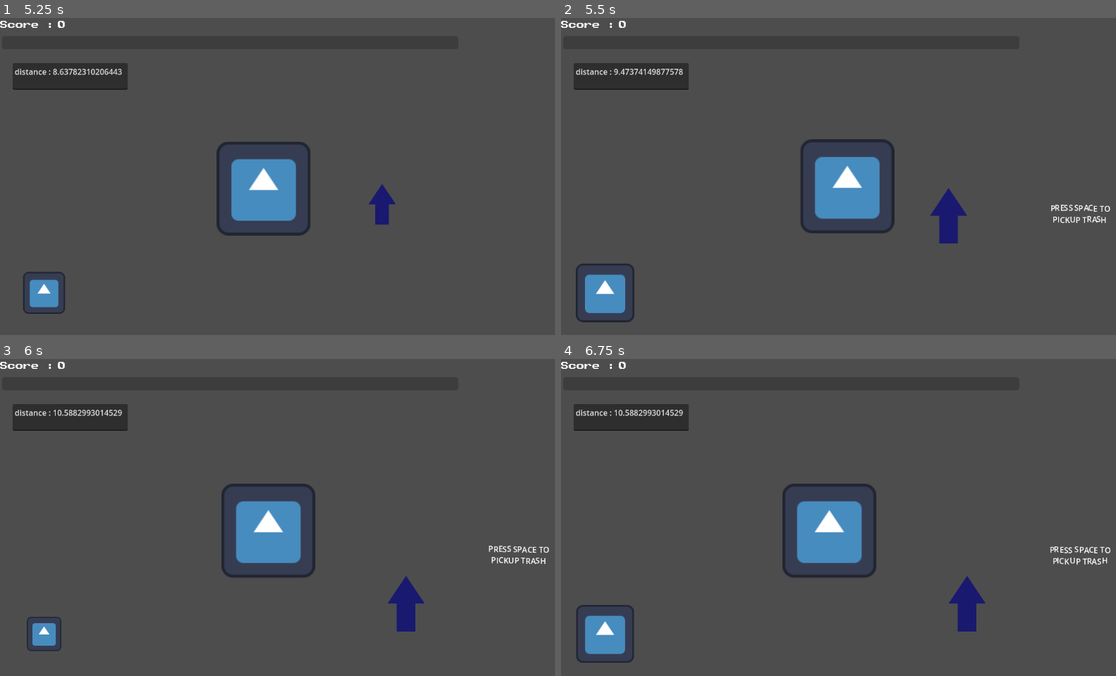
Above: before the commit, frames 1-4 (two rows, left to right).
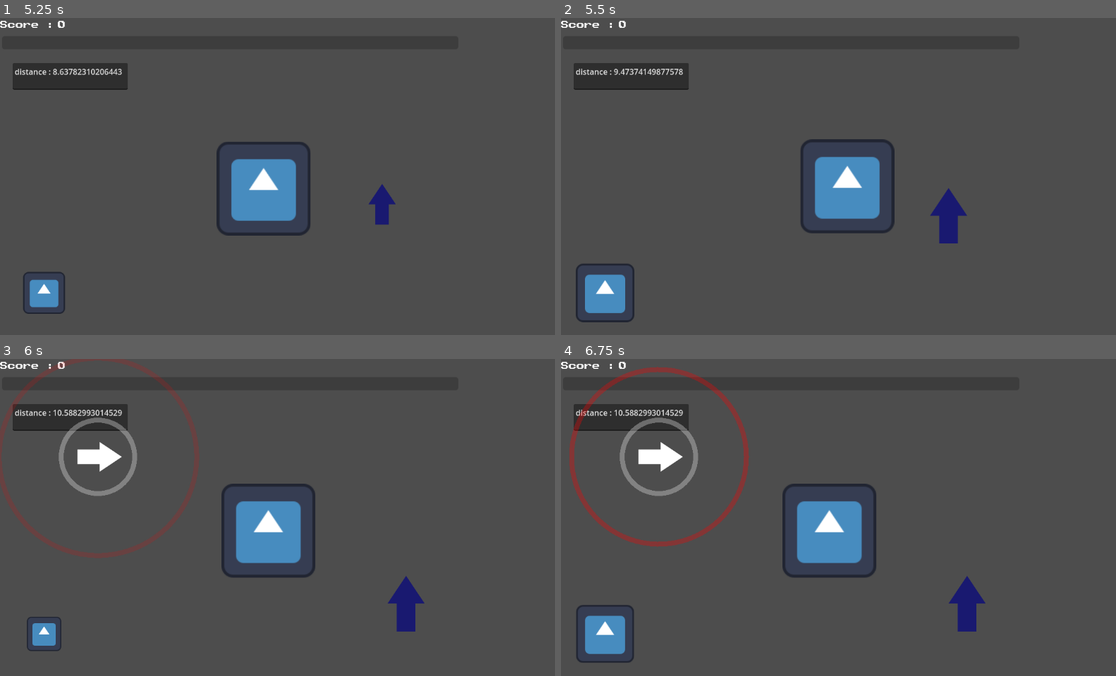
Above: after the commit, the same moments.

Repository: Mastoast/AntiCapitalism
Game: Godot game, scene res://scenes/capitalist_level.tscn
Two runs of this game, one before a commit and one after it. Both use one fixed random seed, a clock stepped at 60 frames per second and the inputs below. The engine's default icon, where the game draws it, is replaced by a stand-in: a white triangle on a blue panel in a dark square. Sound files missing from this copy of the repository are replaced by a short silence.
Inputs:
- Up to frame 1 (5.25 s): tap Enter (ui_accept) at 0.5, 0.77, 1.52, 3.02, 3.77, 4.52 s; hold D (input_right) 0.53-1.28 s; hold Space (input_begin) 0.53-1.28 s; tap E (input_action) at 0.6, 1.55, 2.1, 3.05, 3.6, 4.55, 5.1 s; hold Down (input_down) 1.28-2.03 s; tap Space (input_begin) at 1.35, 2.85, 3.5, 4.35 s; hold D (input_right) 2.03-2.78 s; hold Space (input_begin) 2.03-2.78 s; hold Up (input_up) 2.78-3.53 s; hold Space (input_begin) 3.53-4.28 s; hold Left (input_left) 3.53-5.03 s; hold Down (input_down) from 5.03 s (still down); hold Space (input_begin) from 5.03 s (still down)
- Up to frame 2 (5.5 s): keep holding Down (input_down); keep holding Space (input_begin)
- Up to frame 3 (6 s): release Down (input_down) at 5.78 s; release Space (input_begin) at 5.78 s; hold D (input_right) from 5.78 s (still down); tap Space (input_begin) at 5.85 s
- Up to frame 4 (6.75 s): tap Enter (ui_accept) at 6.02 s; tap E (input_action) at 6.05, 6.6 s; tap Space (input_begin) at 6.5 s; release D (input_right) at 6.53 s; hold Up (input_up) from 6.53 s (still down); hold Space (input_begin) from 6.53 s (still down)

Frame 1 is identical in both runs. In frame 2, 0.2% of the frame differs, in the area x 88-99%, y 58-65%; in frame 3, 2.7%; in frame 4, 2.8%, in the area x 1-99%, y 2-65%.

Commit message:
Add pattern player

Diff:
--- a/project.godot
+++ b/project.godot
@@ -14,6 +14,10 @@
 run/main_scene="res://scenes/capitalist_level.tscn"
 config/features=PackedStringArray("4.0", "GL Compatibility")
 config/icon="res://sprites/icon.svg"
+
+[audio]
+
+driver/mix_rate=0
 
 [autoload]
 
--- a/scenes/capitalist_level.tscn
+++ b/scenes/capitalist_level.tscn
@@ -1,7 +1,8 @@
-[gd_scene load_steps=5 format=3 uid="uid://cnp4dmlfkp0m6"]
+[gd_scene load_steps=6 format=3 uid="uid://cnp4dmlfkp0m6"]
 
 [ext_resource type="Script" path="res://scripts/capitalist_level.gd" id="1_2kj73"]
 [ext_resource type="Theme" uid="uid://ced1k3bls70p" path="res://themes/arcade_theme.tres" id="2_0yje6"]
+[ext_resource type="PackedScene" uid="uid://bj4ndq5wr0mvi" path="res://scenes/pattern_player.tscn" id="3_1evdy"]
 [ext_resource type="PackedScene" uid="uid://hj1g0iynj4o4" path="res://objects/truck.tscn" id="3_dewsc"]
 [ext_resource type="PackedScene" uid="uid://cacrapbtcy27r" path="res://objects/rythm_visual_helper.tscn" id="4_42vja"]
 
@@ -61,6 +62,8 @@
 offset_right = 261.0
 offset_bottom = 147.0
 
+[node name="PatternPlayer" parent="." instance=ExtResource("3_1evdy")]
+
 [node name="truck" parent="." instance=ExtResource("3_dewsc")]
 
 [node name="TrashSpawn" type="Marker2D" parent="."]
--- /dev/null
+++ b/scenes/pattern_player.tscn
@@ -0,0 +1,6 @@
+[gd_scene load_steps=2 format=3 uid="uid://bj4ndq5wr0mvi"]
+
+[ext_resource type="Script" path="res://scripts/pattern_player.gd" id="1_8355h"]
+
+[node name="PatternPlayer" type="Node2D"]
+script = ExtResource("1_8355h")
--- a/scripts/capitalist_level.gd
+++ b/scripts/capitalist_level.gd
@@ -23,13 +23,19 @@
 	{"distance": 20.0, "sprite": Color.GREEN_YELLOW, "pattern": Pattern.pattern1}
 ]
 
+var pattern_player: PatternPlayer
+
 func _ready():
 	randomize()
 	StaticMusic.play(StaticMusic.music1, 1.0)
 	StaticMusic.new_beat.connect(_on_new_beat)
 	load_level(level1)
+	pattern_player = $PatternPlayer
 	is_truck_moving = true
 	$truck.drive()
+	pattern_player.pattern_failed.connect(_on_qte_failure)
+	pattern_player.pattern_succeeded.connect(_on_pattern_success)
+	pattern_player.qte_succeeded.connect(_on_qte_success)
 
 
 func _process(delta):
@@ -57,11 +63,12 @@
 	if is_truck_moving:
 		is_truck_moving = false
 		$truck.stop()
+		if pickable_trash and !pickable_trash.is_empty:
+			in_pattern = true
+			$PatternPlayer.start_pattern(pickable_trash.pattern)
 	else:
 		is_truck_moving = true
 		$truck.drive()
-	print(distance)
-	print(trash_cans[0].global_position)
 
 func load_level(level):
 	for item in level:
@@ -103,15 +110,18 @@
 func _on_new_beat():
 	pass
 
+func _on_pattern_success():
+	pickable_trash.is_empty = true
+	pickable_trash = null
+	score += 50
+	combo += 25
+
 func _on_qte_success(precision:float):
 	score += 10 * (1.0 - precision)
 
 func _on_qte_failure(precision:float):
 	score -= 5
 
-func _on_bad_input():
-	combo -= 3
-
 func _on_missed_trash():
 	pickable_trash = false
 	combo -= 3
--- /dev/null
+++ b/scripts/pattern_player.gd
@@ -0,0 +1,88 @@
+class_name PatternPlayer extends Node2D
+
+signal pattern_failed
+signal pattern_succeeded
+signal qte_succeeded
+
+const qte := preload("res://objects/qte.tscn")
+
+var expected_actions = [
+	"input_left",
+	"input_right",
+	"input_up",
+	"input_down",
+	"input_action"
+]
+
+var buffer_qte = []
+var pattern_start
+var last_pos = Vector2(200, 200)
+var qte_count = 0
+
+#func _ready():
+#	# DEBUG
+#	StaticMusic.play(StaticMusic.music1, 1.0)
+#	start_pattern(Pattern.pattern1)
+#	# DEBUG
+
+func start_pattern(pattern):
+	qte_count = 0
+	last_pos = Vector2(200, 200)
+	buffer_qte = pattern.duplicate(true)
+	pattern_start = StaticMusic.get_player_total_position()
+
+func stop_current_pattern():
+	qte_count = 0
+	buffer_qte.clear()
+
+func _process(delta):
+	spawn_qte_on_time()
+
+func _input(event):
+	if qte_count == 0 or !event.is_action_type() or !is_expected_action(event):
+		return
+	var min_time = 99999
+	var selected_qte
+	for qte in get_tree().get_nodes_in_group("qte"):
+		if event.is_action_pressed(qte.expected_action) and (qte.timer - qte.counter < min_time):
+			min_time = qte.timer - qte.counter
+			selected_qte = qte
+	if selected_qte:
+		selected_qte.try_input(event)
+	else:
+		_on_qte_failure()
+
+func spawn_qte_on_time():
+	if !buffer_qte.is_empty():
+		if StaticMusic.get_player_total_position() >= pattern_start + buffer_qte[0]["delay"] * StaticMusic.beat_length - buffer_qte[0]["timer"] * StaticMusic.beat_length:
+			spawn_qte(StaticMusic.beat_length * buffer_qte[0]["timer"], last_pos, buffer_qte[0]["input"])
+			last_pos.x = 200 + (int)(last_pos.x + 100) % 800
+			buffer_qte.pop_front()
+
+func spawn_qte(timer, position, input):
+	var new_qte = qte.instantiate()
+	new_qte.init(timer, input)
+	new_qte.position = position
+	new_qte.qte_succeed.connect(_on_qte_success)
+	new_qte.qte_failed.connect(_on_qte_failure)
+	add_child(new_qte)
+	qte_count += 1
+
+func is_expected_action(event):
+	for action in expected_actions:
+		if event.is_action_pressed(action):
+			return true
+	return false
+
+func _on_qte_success(precision:float):
+	qte_succeeded.emit(precision)
+	print("QTE SUCCEEDED")
+	qte_count -= 1
+	if buffer_qte.is_empty() and qte_count == 0:
+		pattern_succeeded.emit()
+		print("PATTERN SUCCEEDED")
+
+func _on_qte_failure():
+	stop_current_pattern()
+	pattern_failed.emit()
+	print("PATTERN FAILED")
--- a/scripts/qte.gd
+++ b/scripts/qte.gd
@@ -70,11 +70,9 @@
 		fail()
 
 func fail():
-	print("FAIL")
 	qte_failed.emit(timer - counter)
 	queue_free()
 
 func succeed():
 	qte_succeed.emit(timer - counter)
-	print("OK")
 	queue_free()
--- a/scripts/singletons/StaticMusic.gd
+++ b/scripts/singletons/StaticMusic.gd
@@ -29,7 +29,7 @@
 		if get_player_total_position() > get_next_beat_time():
 			beat_count += 1
 			new_beat.emit()
-			print("BEAT: ", beat_count)
+#			print("BEAT: ", beat_count)
 		last_player_position = player.get_playback_position()
 		last_time = Time.get_ticks_usec()
 
